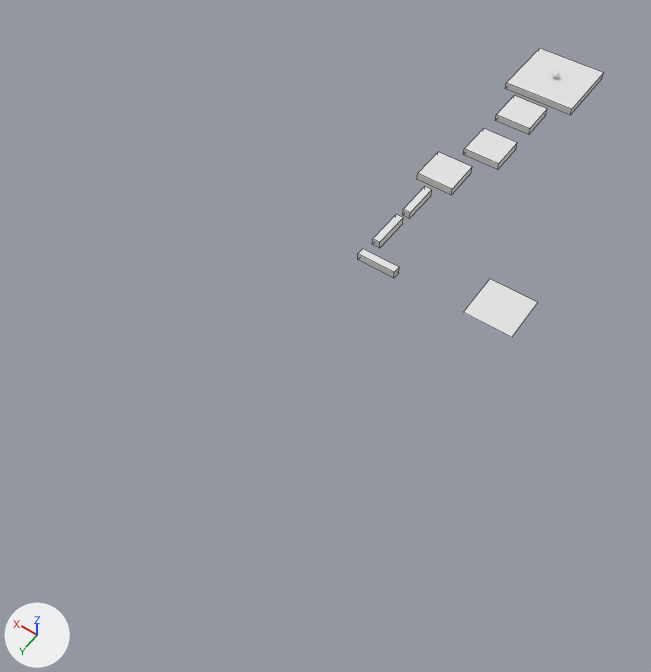
Before and after pictures for a commit that changed the Blender file scenes/level.blend.
One viewpoint serves both versions: a 50 mm camera at (-71.2, 210.0, 154.4) aimed at (16.6, 87.0, -38.9). The axes (+X, +Y, +Z) are drawn at lower left. The lights are the same throughout. Mesh edges are drawn as thin lines on the coarser meshes.

The scene before the commit, as lines of its bpy script (objects in view):
```python
me_cube_001 = bpy.data.meshes.new('Cube.001')
me_cube_001.from_pydata(...)  # a box spanning x -1.0..1.0, y -1.0..1.0, z -1.0..1.0
me_cube_004 = bpy.data.meshes.new('Cube.004')
me_cube_004.from_pydata(...)  # a box spanning x -1.0..1.0, y -1.0..1.0, z -1.0..1.0
me_plane = bpy.data.meshes.new('Plane')
me_plane.from_pydata([(-1.0, -1.0, 0.0), (1.0, -1.0, 0.0), (-1.0, 1.0, 0.0), (1.0, 1.0, 0.0)], [], [(0, 1, 3, 2)])
ob_deathplane = bpy.data.objects.new('DeathPlane', me_plane)
ob_deathplane.location = (0.0, 0.0, -100.0)
ob_deathplane.scale = (10.0, 10.0, 1.0)
ob_plat_001 = bpy.data.objects.new('Plat.001', me_cube_004)
ob_plat_001.location = (0.0, 36.9, 0.0)
ob_plat_001.scale = (5.0, 5.0, 1.0)
ob_platstart = bpy.data.objects.new('PlatStart', me_cube_001)
ob_platstart.location = (0.0, 0.0, -1.0)
ob_platstart.scale = (10.0, 10.0, 1.0)
# also in view: 'Plat' at (0.0, 20.0, 0.0); 'Plat.002' at (4.8, 51.8, 0.0)
```
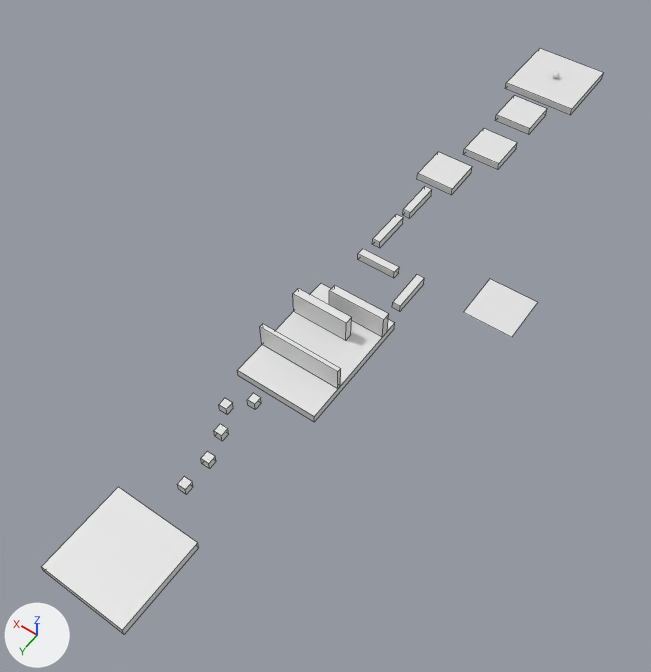
Where the change shows, as pixel boxes (x1, y1, x2, y2) in the pictures (651 x 672 px):
'PlatEnd', added
    after: (41, 487, 199, 634)
'Plat.007', added
    after: (237, 283, 395, 422)
'Plat.010', added
    after: (260, 324, 341, 389)
'Plat.009', added
    after: (293, 288, 352, 341)
'Plat.008', added
    after: (329, 285, 389, 337)
'Plat.006', added
    after: (392, 275, 424, 312)
'Plat.015', added
    after: (177, 477, 193, 495)
'Plat.014', added
    after: (201, 451, 216, 469)
'Plat.013', added
    after: (214, 424, 229, 441)
'Plat.012', added
    after: (219, 398, 233, 414)
'Plat.011', added
    after: (247, 393, 261, 410)

The change, as a diff of the scene's bpy script:
```diff
--- a/scenes/level.blend.py
+++ b/scenes/level.blend.py
@@ ob_platend @@
+ob_platend = bpy.data.objects.new('PlatEnd', me_cube_001.copy())  # the mesh of ob_platstart
+ob_platend.location = (0.0, 174.7, -1.0)
+ob_platend.scale = (10.0, 10.0, 1.0)
@@ ob_plat_015 @@
+ob_plat_015 = bpy.data.objects.new('Plat.015', me_cube_001.copy())  # the mesh of ob_platstart
+ob_plat_015.location = (-0.8, 157.4, 1.0)
@@ ob_plat_014 @@
+ob_plat_014 = bpy.data.objects.new('Plat.014', me_cube_001.copy())  # the mesh of ob_platstart
+ob_plat_014.location = (-0.8, 150.5, 1.0)
@@ ob_plat_013 @@
+ob_plat_013 = bpy.data.objects.new('Plat.013', me_cube_001.copy())  # the mesh of ob_platstart
+ob_plat_013.location = (1.2, 144.2, 1.0)
@@ ob_plat_012 @@
+ob_plat_012 = bpy.data.objects.new('Plat.012', me_cube_001.copy())  # the mesh of ob_platstart
+ob_plat_012.location = (4.4, 138.9, 1.0)
@@ ob_plat_011 @@
+ob_plat_011 = bpy.data.objects.new('Plat.011', me_cube_001.copy())  # the mesh of ob_platstart
+ob_plat_011.location = (0.5, 134.6, 1.0)
@@ ob_plat_010 @@
+ob_plat_010 = bpy.data.objects.new('Plat.010', me_cube_001.copy())  # the mesh of ob_platstart
+ob_plat_010.location = (-1.2, 121.1, 3.0)
+ob_plat_010.scale = (10.0, 0.5, 3.0)
@@ ob_plat_009 @@
+ob_plat_009 = bpy.data.objects.new('Plat.009', me_cube_001.copy())  # the mesh of ob_platstart
+ob_plat_009.location = (1.7, 109.2, 3.0)
+ob_plat_009.scale = (7.0, 1.0, 3.0)
@@ ob_plat_008 @@
+ob_plat_008 = bpy.data.objects.new('Plat.008', me_cube_001.copy())  # the mesh of ob_platstart
+ob_plat_008.location = (-4.2, 103.9, 3.0)
+ob_plat_008.scale = (7.0, 1.0, 3.0)
@@ ob_plat_007 @@
+ob_plat_007 = bpy.data.objects.new('Plat.007', me_cube_001.copy())  # the mesh of ob_platstart
+ob_plat_007.location = (-1.3, 115.0, -1.0)
+ob_plat_007.scale = (10.0, 15.0, 1.0)
@@ ob_plat_006 @@
+ob_plat_006 = bpy.data.objects.new('Plat.006', me_cube_001.copy())  # the mesh of ob_platstart
+ob_plat_006.location = (-9.5, 91.7, 1.0)
+ob_plat_006.scale = (1.0, 5.0, 1.0)
```
